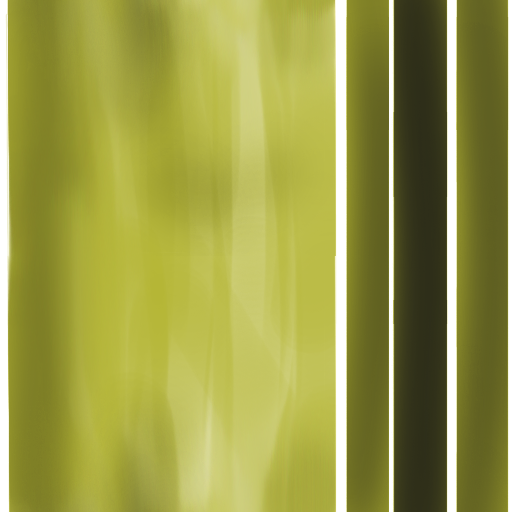
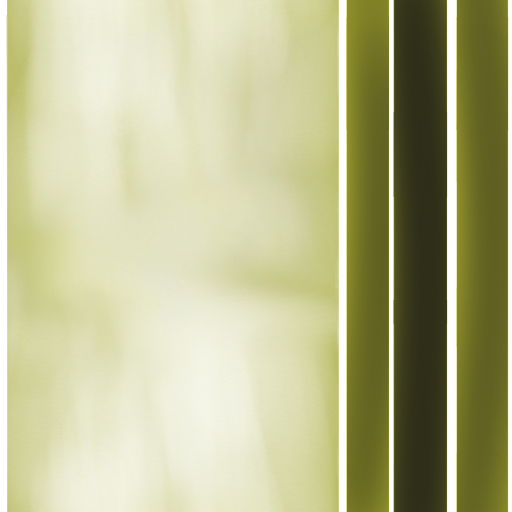
Revision of a layered 512x512 image; what changed, layer by layer:
added layer "Pasted Layer" above "WallHall_DefaultVertical.psd" over [7, 0, 339, 512]
